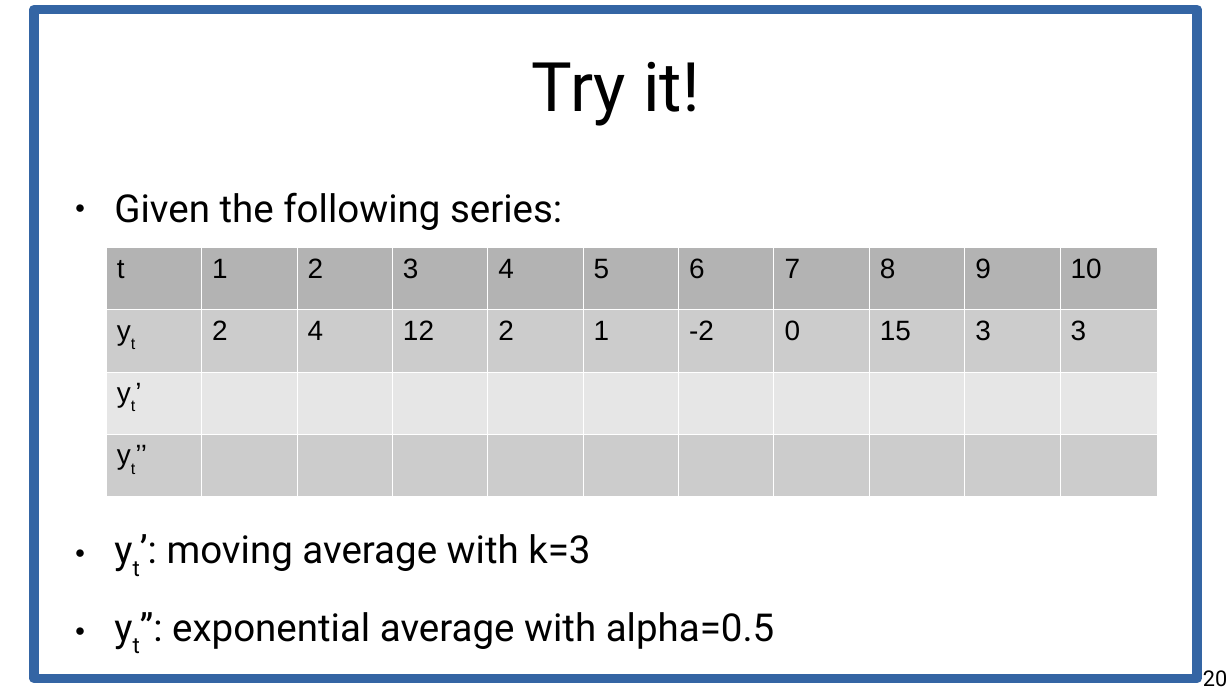
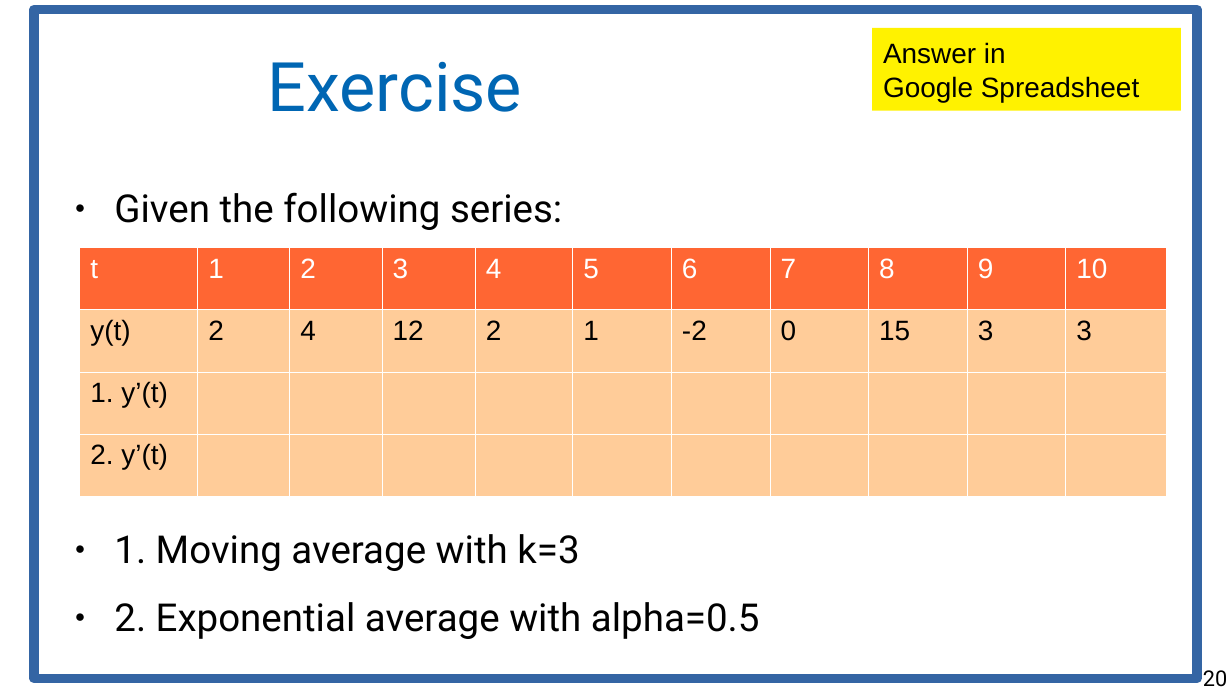
Before and after one commit to marco-calautti/data-mining-course, a slide deck: slide 20 of theory/tt27_time_series.odp. Drawn at 1232x693 pixels with LibreOffice and Linux fonts; fonts in the diff are those of the drawing. Boxes give left, top, right and bottom in pixels: in the first picture for what was removed or moved away, otherwise in the second. Text is boxed around its words. In the diff, an @@ line names an element or a change of style, - is before the commit and + after.

```diff
--- a/theory/tt27_time_series.odp
+++ b/theory/tt27_time_series.odp
@@ rectangle added at <box>872,28,1181,111</box>, fill #FFF200, 18 pt, text #000000 @@
+Answer in
+Google Spreadsheet
@@ title at <box>268,61,522,112</box>: text changed; text colour #000000 to #0066B3 @@
-Try it!
+Exercise
@@ table at <box>79,247,1164,496</box> @@
-row 2, column 1: yt
+row 2, column 1: y(t)
-row 3, column 1: yt’
+row 3, column 1: 1. y’(t)
-row 4, column 1: yt’’
+row 4, column 1: 2. y’(t)
@@ fill #B3B3B3 to #FF6633 in row 1 @@
@@ fill #CCCCCC to #FFCC99 in 22 cells @@
@@ fill #E6E6E6 to #FFCC99 in row 3 @@
@@ text colour #000000 to #FFFFFF in "t", "1", "2", "3" and 7 more places @@
@@ table: place and size @@
-table at <box>106,247,1154,496</box>
+table at <box>79,247,1164,496</box>
@@ text at <box>114,534,760,639</box>: text changed @@
-● yt’: moving average with k=3
-● yt’’: exponential average with alpha=0.5
+● 1. Moving average with k=3
+● 2. Exponential average with alpha=0.5
```
Also in this commit, not shown: 2 other slides changed, 3 other files.
